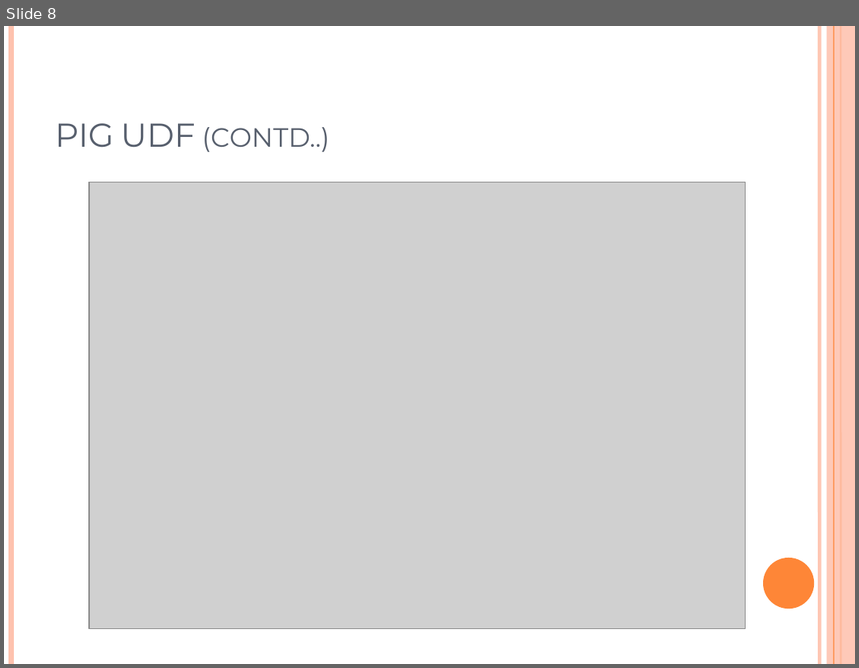
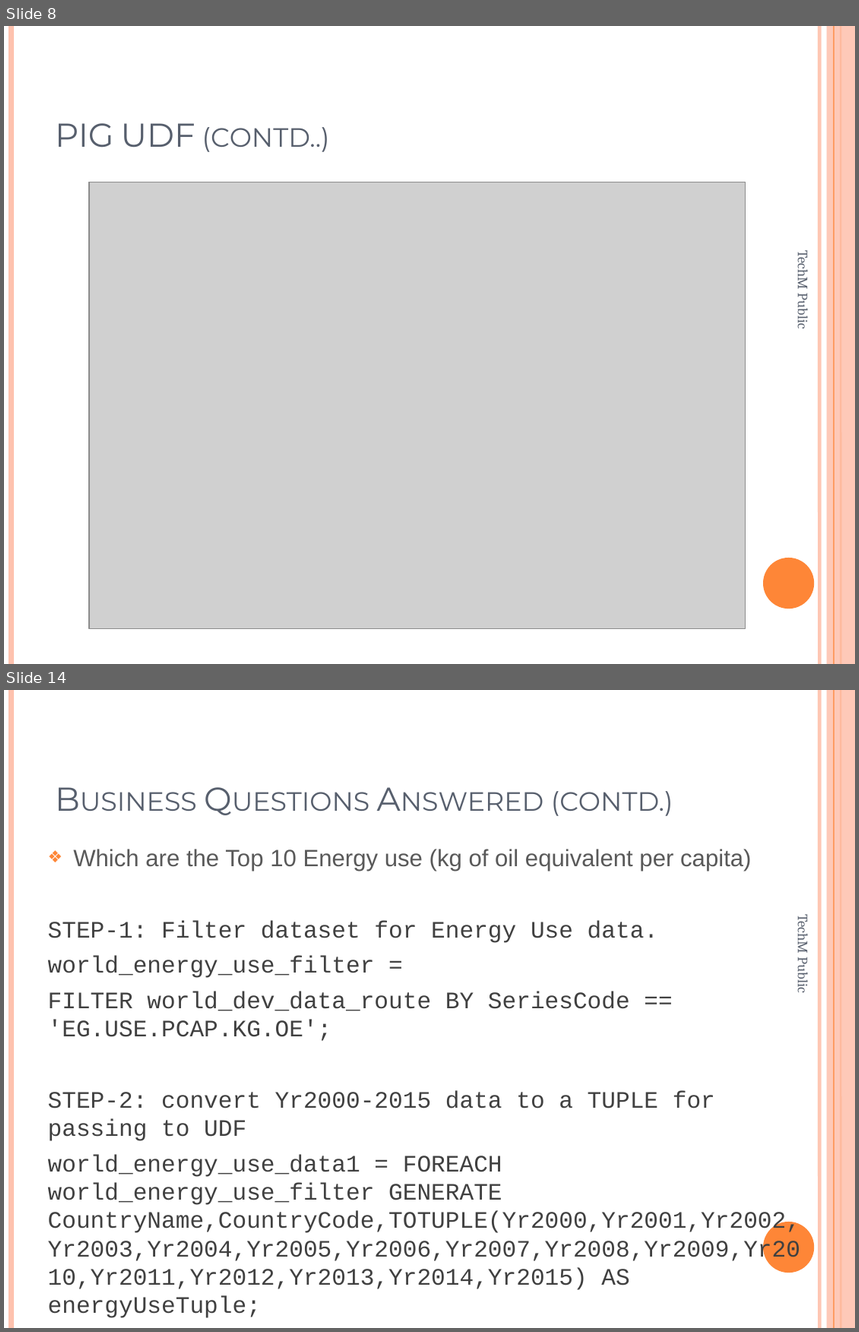
Before and after one commit to Shubhro27/Case-Studies, a slide deck: Analyzing_World_Data_using PIG.pptx. Shown one above the other, each under a label of ours: slide 8 before the commit, slides 8 and 14 after it; the slides between them are not shown. The pictures are 859x668 and 859x1332 pixels, drawn with LibreOffice and Linux fonts; fonts in the diff are those of the drawing; grey boxes stand for pictures. Boxes give left, top, right and bottom in pixels: in the first picture for what was removed or moved away, otherwise in the second. Text is boxed around its words. In the diff, an @@ line names an element or a change of style, - is before the commit and + after.

```diff
--- a/Analyzing_World_Data_using PIG.pptx
+++ b/Analyzing_World_Data_using PIG.pptx
@@ slide 14 added at <box>4,690,855,1328</box>, background #FFFFFF; not listed: 6 template elements that a slide beside it also shows @@
@@ title added at <box>551,791,674,816</box>, 28 pt, text #575F6D, small capitals @@
+Business Questions Answered (contd.)
@@ text added at <box>48,849,800,1290</box>, 20 pt, text #404040 @@
+❖ Which are the Top 10 Energy use (kg of oil equivalent per capita)
+STEP-1: Filter dataset for Energy Use data.
+world_energy_use_filter =
+FILTER world_dev_data_route BY SeriesCode == 'EG.USE.PCAP.KG.OE';
+STEP-2: convert Yr2000-2015 data to a TUPLE for passing to UDF
+world_energy_use_data1 = FOREACH world_energy_use_filter GENERATE CountryName,CountryCode,TOTUPLE(Yr2000,Yr2001,Yr2002,Yr2003,Yr2004,Yr2005,Yr2006,Yr2007,Yr2008,Yr2009,Yr2010,Yr2011,Yr2012,Yr2013,Yr2014,Yr2015) AS energyUseTuple;
@@ text added at <box>794,918,813,992</box>, 12 pt, text #575F6D @@
+TechM Public
@@ slide 8 changed as well @@
@@ text added at <box>794,254,813,328</box>, 12 pt, text #575F6D @@
+TechM Public
```
Also in this commit, not shown: 14 other slides changed, 34 other slides added, 7 slides removed.
